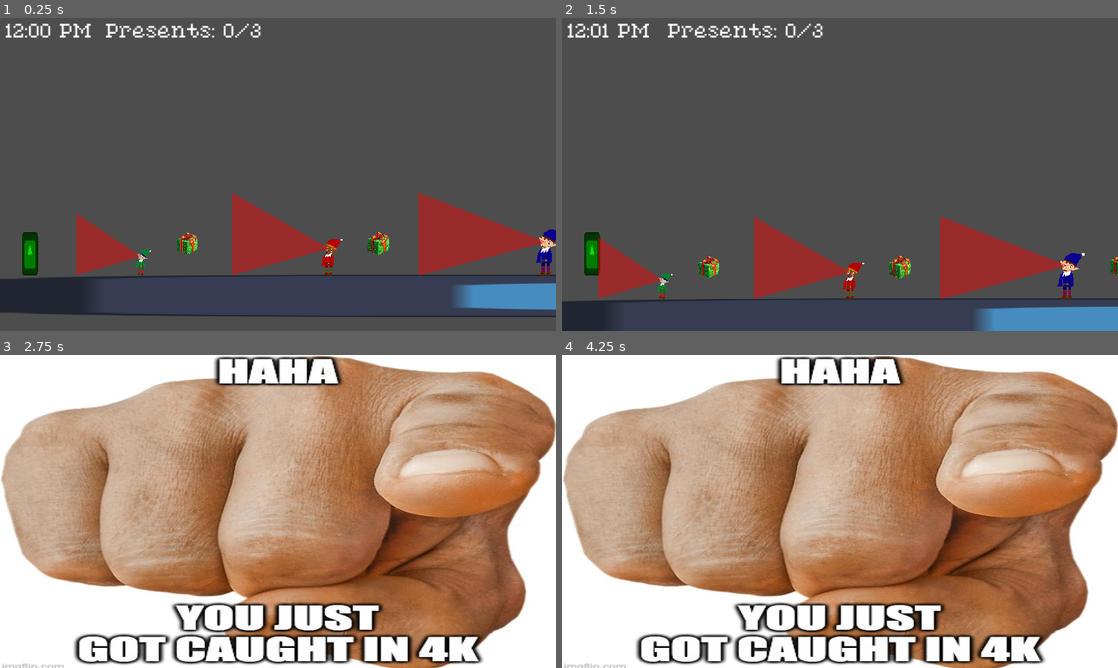
Above: before the commit, frames 1-4 (two rows, left to right).
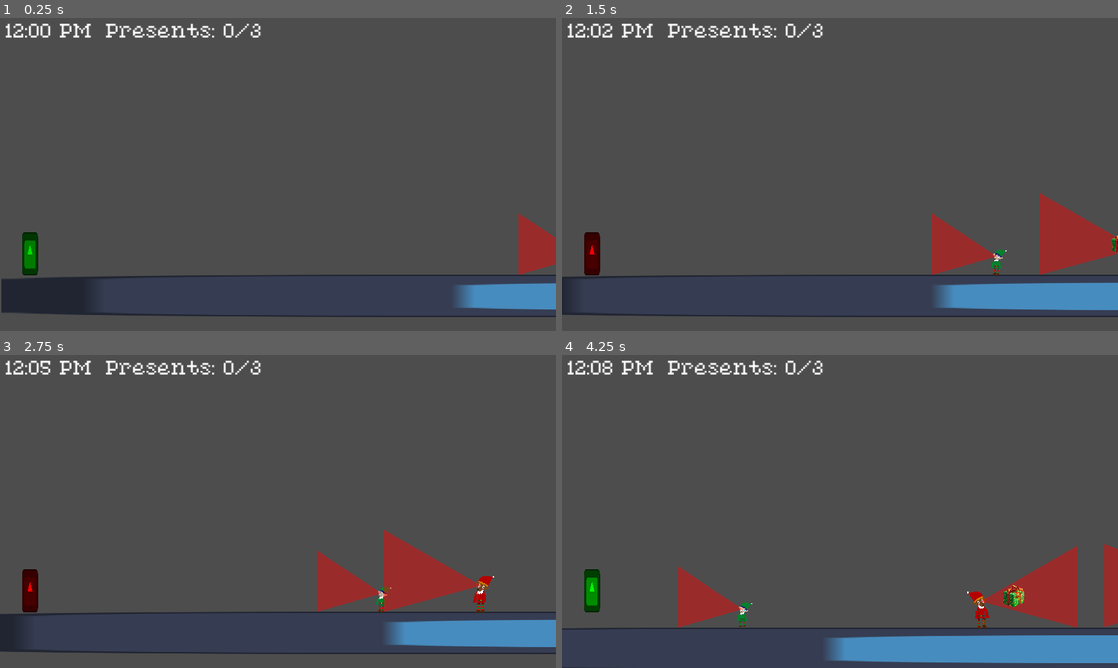
Above: after the commit, the same moments.

Repository: agreene5/GeorgiaDev-Winter-Jam-2024
Game: Godot game, scene res://Scenes/main.tscn
The game is run twice, just before and just after one commit, with the same random seed, the same clock (stepped at 60 frames per second) and the same inputs. The engine's default icon, where the game draws it, is replaced by a stand-in: a white triangle on a blue panel in a dark square.
Inputs (mouse positions are in pixels of both pictures, inside the frame that each line leads up to):
- Up to frame 1 (0.25 s): no input
- Up to frame 2 (1.5 s): tap Enter (ui_accept) at 0.5, 0.6, 0.77, 1.07 s; move the mouse to (962, 158) at 0.52 s; hold Right (ui_right) from 0.53 s (still down); move the mouse to (728, 190) at 1.27 s; right-click (728, 190) at 1.35 s
- Up to frame 3 (2.75 s): tap Enter (ui_accept) at 1.52, 1.55, 1.82, 2.1 s; move the mouse to (333, 442) at 2.02 s; release Right (ui_right) at 2.03 s; hold Left (ui_left) from 2.03 s (still down)
- Up to frame 4 (4.25 s): move the mouse to (812, 574) at 2.77 s; release Left (ui_left) at 2.78 s; hold Right (ui_right) from 2.78 s (still down); right-click (812, 574) at 2.85 s; tap Enter (ui_accept) at 3.02, 3.05, 3.32, 3.6, 3.77, 4.07 s; move the mouse to (1006, 558) at 3.52 s

The runs differ from the first frame. In frame 1, 8.0% of the frame differs, in the area x 0-100%, y 55-95%; in frame 2, 15%; in frame 3, 99%; in frame 4, 99%, in the area x 0-100%, y 0-100%.

Commit message:
Added elf movement

Diff:
--- a/Global_Variables.gd
+++ b/Global_Variables.gd
@@ -42,3 +42,9 @@
 var all_presents = 3 # Determines how many presents are needed to win
 func you_win():
 	get_tree().change_scene_to_file("res://Scenes/victory_screen.tscn")
+
+var grinch_position: Vector2 # Set equal to the Grinch's position in real time
+
+var grinch_visible = false # Dependent on if elf_2 can see the grinch
+
+var is_santa = false # Dependent on if you're in santa form or not
--- /dev/null
+++ b/Grinch/camera_2d.gd
@@ -0,0 +1,11 @@
+extends Camera2D
+
+
+# Called when the node enters the scene tree for the first time.
+func _ready() -> void:
+	pass # Replace with function body.
+
+
+# Called every frame. 'delta' is the elapsed time since the previous frame.
+func _process(delta: float) -> void:
+	pass
--- a/Grinch/character_body_2d.gd
+++ b/Grinch/character_body_2d.gd
@@ -6,20 +6,21 @@
 
 
 func _physics_process(delta: float) -> void:
-	# Add the gravity.
-	if not is_on_floor():
-		velocity += get_gravity() * delta
+	if Global_Variables.grinch_visible == false:
+		# Add the gravity.
+		if not is_on_floor():
+			velocity += get_gravity() * delta
 
-	# Handle jump.
-	if Input.is_action_just_pressed("ui_accept") and is_on_floor():
-		velocity.y = JUMP_VELOCITY
+		# Handle jump.
+		if Input.is_action_just_pressed("ui_accept") and is_on_floor():
+			velocity.y = JUMP_VELOCITY
 
-	# Get the input direction and handle the movement/deceleration.
-	# As good practice, you should replace UI actions with custom gameplay actions.
-	var direction := Input.get_axis("ui_left", "ui_right")
-	if direction:
-		velocity.x = direction * SPEED
-	else:
-		velocity.x = move_toward(velocity.x, 0, SPEED)
+		# Get the input direction and handle the movement/deceleration.
+		# As good practice, you should replace UI actions with custom gameplay actions.
+		var direction := Input.get_axis("ui_left", "ui_right")
+		if direction:
+			velocity.x = direction * SPEED
+		else:
+			velocity.x = move_toward(velocity.x, 0, SPEED)
 
-	move_and_slide()
+		move_and_slide()
--- /dev/null
+++ b/Grinch/grinch_position.gd
@@ -0,0 +1,5 @@
+extends Node2D
+
+# Called every frame. 'delta' is the elapsed time since the previous frame.
+func _process(delta: float) -> void:
+	Global_Variables.grinch_position = get_parent().position # Setting the grinch's position to the global variable every delta
--- a/Scenes/main.gd
+++ b/Scenes/main.gd
@@ -16,7 +16,6 @@
 # Called every frame. 'delta' is the elapsed time since the previous frame.
 func _process(delta: float) -> void:
 		time = timer.time_left
-		print(time)
 
 func _on_timer_timeout() -> void: # Called when timer hits 0
 		time = 0.0
--- a/Scenes/main.tscn
+++ b/Scenes/main.tscn
@@ -1,10 +1,12 @@
-[gd_scene load_steps=15 format=3 uid="uid://c755at0enx5qr"]
+[gd_scene load_steps=17 format=3 uid="uid://c755at0enx5qr"]
 
 [ext_resource type="Texture2D" uid="uid://4004y76my86" path="res://icon.svg" id="1_4oeq1"]
 [ext_resource type="Script" path="res://Scenes/main.gd" id="1_v7tp3"]
 [ext_resource type="Script" path="res://Grinch/character_body_2d.gd" id="2_oypc1"]
 [ext_resource type="Script" path="res://Grinch/shape_shifting.gd" id="3_v4yhg"]
+[ext_resource type="Script" path="res://Grinch/camera_2d.gd" id="4_fnpat"]
 [ext_resource type="PackedScene" uid="uid://djbi442whm3nh" path="res://elf_1/elf_1.tscn" id="4_x42fs"]
+[ext_resource type="Script" path="res://Grinch/grinch_position.gd" id="5_8bo0p"]
 [ext_resource type="PackedScene" uid="uid://c51w0b83assly" path="res://elf_2/elf_2.tscn" id="5_ep68p"]
 [ext_resource type="PackedScene" uid="uid://btpsawf4hwa8o" path="res://elf_3/elf_3.tscn" id="6_hsds3"]
 [ext_resource type="PackedScene" uid="uid://dah40pha23gbf" path="res://presents/present.tscn" id="8_h1cf3"]
@@ -27,6 +29,7 @@
 
 [node name="StaticBody2D" type="StaticBody2D" parent="."]
 position = Vector2(104, 560)
+collision_mask = 3
 
 [node name="Sprite2D" type="Sprite2D" parent="StaticBody2D"]
 position = Vector2(5001.5, 15.5)
@@ -38,11 +41,12 @@
 shape = SubResource("RectangleShape2D_k2t3w")
 
 [node name="TEMP_DELETE" type="CharacterBody2D" parent="."]
-position = Vector2(22, 9)
+position = Vector2(18, -7)
 script = ExtResource("2_oypc1")
 
 [node name="Camera2D" type="Camera2D" parent="TEMP_DELETE"]
 position = Vector2(941.305, 144)
+script = ExtResource("4_fnpat")
 
 [node name="Shape_Shifting" type="Node2D" parent="TEMP_DELETE"]
 script = ExtResource("3_v4yhg")
@@ -64,23 +68,27 @@
 position = Vector2(84.5, 418)
 shape = SubResource("RectangleShape2D_dnjla")
 
+[node name="Grinch_Position" type="Node2D" parent="TEMP_DELETE"]
+script = ExtResource("5_8bo0p")
+
 [node name="Elf1" parent="." instance=ExtResource("4_x42fs")]
-position = Vector2(497, 460)
+position = Vector2(2066, 459.6)
 
 [node name="Elf2" parent="." instance=ExtResource("5_ep68p")]
-position = Vector2(1150, 441)
+position = Vector2(2719, 440.6)
 
 [node name="Elf3" parent="." instance=ExtResource("6_hsds3")]
-position = Vector2(1887, 440)
+position = Vector2(3802, 435)
 
 [node name="Present" parent="." instance=ExtResource("8_h1cf3")]
+position = Vector2(2219, 394.6)
 
 [node name="Present2" parent="." instance=ExtResource("8_h1cf3")]
-position = Vector2(1310, 395)
+position = Vector2(2879, 394.6)
 scale = Vector2(0.11, 0.11)
 
 [node name="Present3" parent="." instance=ExtResource("8_h1cf3")]
-position = Vector2(2074, 387)
+position = Vector2(3953, 375)
 scale = Vector2(0.11, 0.11)
 
 [node name="UI_Elements" type="CanvasLayer" parent="."]
--- /dev/null
+++ b/elf_1/elf_1+3.gd
@@ -0,0 +1,53 @@
+extends CharacterBody2D
+
+@export var min_speed = 150
+@export var max_speed = 300
+var speed : float
+var move_direction = Vector2.LEFT # Moving to the left
+var flip_timer = 0
+var is_flipped = false
+var cooldown_timer = 0
+
+func _ready():
+	speed = randf_range(min_speed, max_speed) # Gives the elf a random speed between the set r
+
+func _physics_process(delta):
+	if flip_timer > 0:
+		flip_timer -= delta
+		if flip_timer <= 0:
+			reset_movement()
+
+	if cooldown_timer > 0:
+		cooldown_timer -= delta
+
+	velocity = move_direction * speed
+
+	move_and_slide() # Moves grinch and handles collisions
+
+	for elf in get_tree().get_nodes_in_group("Elves"): # Checks for nearby elves and if its too close it moves backwards for 5 seconds
+		if elf != self:  # Making sure the elf isn't detecting itself
+			var distance = global_position.distance_to(elf.global_position)
+			if distance < 300 and not is_flipped and cooldown_timer <= 0:
+				flip_and_reverse()
+				break  # Exit the loop after flipping once
+
+	# Check if object is 1000 units to the left of the grinch
+	var distance_x = global_position.x - Global_Variables.grinch_position.x
+
+	# If further than 1000 units to the left (negative distance), it'll despawn
+	if distance_x < -1000:
+		print("Despawning")
+		queue_free()
+
+func flip_and_reverse():
+	scale.x = -scale.x  # Flip horizontally
+	move_direction = -move_direction  # Reverse direction
+	is_flipped = true
+	flip_timer = 5.0  # Stay flipped and move in opposite direction for 5 seconds
+
+func reset_movement():
+	if is_flipped:
+		scale.x = -scale.x  # Flip back
+		move_direction = -move_direction  # Reverse direction back to original
+		is_flipped = false
+		cooldown_timer = 2.0  # Have a 2 second cooldown before detecting another elf
--- a/elf_1/elf_1.tscn
+++ b/elf_1/elf_1.tscn
@@ -1,6 +1,7 @@
-[gd_scene load_steps=8 format=3 uid="uid://djbi442whm3nh"]
+[gd_scene load_steps=9 format=3 uid="uid://djbi442whm3nh"]
 
 [ext_resource type="Texture2D" uid="uid://ddiuni3yeic1l" path="res://Finished_Assets/Elf_1/Elf_1.png" id="1_abray"]
+[ext_resource type="Script" path="res://elf_1/elf_1+3.gd" id="1_ekfmn"]
 [ext_resource type="Script" path="res://elf_1/elf_1_detection.gd" id="2_0b0g6"]
 [ext_resource type="Texture2D" uid="uid://ck5nmy1s6y52h" path="res://Finished_Assets/Elf_1/Elf_2.png" id="2_pugg6"]
 [ext_resource type="Texture2D" uid="uid://dk3gc5402epye" path="res://Finished_Assets/Elf_1/Elf_3.png" id="3_ifmth"]
@@ -28,9 +29,10 @@
 [sub_resource type="RectangleShape2D" id="RectangleShape2D_eonky"]
 size = Vector2(231, 213)
 
-[node name="Elf1" type="CharacterBody2D"]
+[node name="Elf1" type="CharacterBody2D" groups=["Elves"]]
 collision_layer = 2
 collision_mask = 2
+script = ExtResource("1_ekfmn")
 
 [node name="AnimatedSprite2D" type="AnimatedSprite2D" parent="."]
 scale = Vector2(-0.11, 0.11)
--- /dev/null
+++ b/elf_2/elf_2.gd
@@ -0,0 +1,55 @@
+extends CharacterBody2D
+
+@export var min_speed = 150
+@export var max_speed = 300
+var speed : float
+var move_direction = Vector2.LEFT # Moving to the left
+var flip_timer = 0
+var is_flipped = false
+var cooldown_timer = 0
+
+func _ready():
+	speed = randf_range(min_speed, max_speed) # Gives the elf a random speed between the set range
+
+func _physics_process(delta):
+	if Global_Variables.grinch_visible == false:
+		if flip_timer > 0:
+			flip_timer -= delta
+			if flip_timer <= 0:
+				reset_movement()
+
+		if cooldown_timer > 0:
+			cooldown_timer -= delta
+
+		velocity = move_direction * speed
+
+		move_and_slide() # Moves grinch and handles collisions
+
+		# Check for nearby elves
+		for elf in get_tree().get_nodes_in_group("Elves"):
+			if elf != self:  # Don't let elf detect itself
+				var distance = global_position.distance_to(elf.global_position)
+				if distance < 300 and not is_flipped and cooldown_timer <= 0:
+					flip_and_reverse()
+					break  # Exit the loop after flipping once
+
+		# Check if object is 1000 units to the left of the grinch
+		var distance_x = global_position.x - Global_Variables.grinch_position.x
+
+		# If further than 1000 units to the left (negative distance), it'll despawn
+		if distance_x < -1000:
+			print("Despawning")
+			queue_free()
+
+func flip_and_reverse():
+	scale.x = -scale.x  # Flip horizontally
+	move_direction = -move_direction  # Reverse direction
+	is_flipped = true
+	flip_timer = 5.0  # Move in opposite direction for 5 seconds
+
+func reset_movement():
+	if is_flipped:
+		scale.x = -scale.x  # Flip back
+		move_direction = -move_direction  # Reverse direction back to original
+		is_flipped = false
+		cooldown_timer = 2.0  # Have a 2 second cooldown
--- a/elf_2/elf_2.tscn
+++ b/elf_2/elf_2.tscn
@@ -1,5 +1,6 @@
-[gd_scene load_steps=8 format=3 uid="uid://c51w0b83assly"]
+[gd_scene load_steps=9 format=3 uid="uid://c51w0b83assly"]
 
+[ext_resource type="Script" path="res://elf_2/elf_2.gd" id="1_c5nje"]
 [ext_resource type="Texture2D" uid="uid://c8rofm06s2rwn" path="res://Finished_Assets/Elf_2/Elf2_1.png" id="1_vbq6h"]
 [ext_resource type="Texture2D" uid="uid://dqqjy63nutrx1" path="res://Finished_Assets/Elf_2/Elf2_2.png" id="2_m55hl"]
 [ext_resource type="Script" path="res://elf_2/elf_2_detector.gd" id="2_ue40n"]
@@ -28,9 +29,10 @@
 [sub_resource type="RectangleShape2D" id="RectangleShape2D_lv3au"]
 size = Vector2(355, 286)
 
-[node name="Elf2" type="CharacterBody2D"]
+[node name="Elf2" type="CharacterBody2D" groups=["Elves"]]
 collision_layer = 2
 collision_mask = 2
+script = ExtResource("1_c5nje")
 
 [node name="AnimatedSprite2D" type="AnimatedSprite2D" parent="."]
 scale = Vector2(-0.16, 0.16)
--- a/elf_2/elf_2_detector.gd
+++ b/elf_2/elf_2_detector.gd
@@ -2,36 +2,35 @@
 
 var grinch_visible = false
 var santa_timer = 5.0
-var is_santa = false
 
 func _ready() -> void:
 	# Connect to the current_form_changed signal
 	Global_Variables.current_form_changed.connect(_on_current_form_changed)
 
 func _process(delta: float) -> void:
-	if grinch_visible:
+	if Global_Variables.grinch_visible:
 		if Global_Variables.current_form == 0:
 				Global_Variables.got_caught()
 		else:
-			if is_santa:
+			if Global_Variables.is_santa:
 				print("It's Santa!")
-				is_santa = true
+				Global_Variables.is_santa = true
 
 			santa_timer -= delta
 			if santa_timer <= 0:
 				Global_Variables.got_caught()
-				is_santa = false
+				Global_Variables.is_santa = false
 
 func _on_area_entered(area: Area2D) -> void:
 	if area.name == "Grinch_Area":
-		grinch_visible = true
+		Global_Variables.grinch_visible = true
 
 func _on_area_exited(area: Area2D) -> void:
 	if area.name == "Grinch_Area":
-		grinch_visible = false
-		is_santa = false
+		Global_Variables.grinch_visible = false
+		Global_Variables.is_santa = false
 		santa_timer = 5.0
 
 func _on_current_form_changed(new_form: int) -> void:
-	is_santa = false
+	Global_Variables.is_santa = false
 	santa_timer = 5.0
--- a/elf_3/elf_3.tscn
+++ b/elf_3/elf_3.tscn
@@ -1,6 +1,7 @@
-[gd_scene load_steps=8 format=3 uid="uid://btpsawf4hwa8o"]
+[gd_scene load_steps=9 format=3 uid="uid://btpsawf4hwa8o"]
 
 [ext_resource type="Texture2D" uid="uid://uey3fvn17060" path="res://Finished_Assets/Elf_3/Elf3_1.png" id="1_aieli"]
+[ext_resource type="Script" path="res://elf_1/elf_1+3.gd" id="1_ja5of"]
 [ext_resource type="Texture2D" uid="uid://bxglyvtqvhqqj" path="res://Finished_Assets/Elf_3/Elf3_2.png" id="2_57421"]
 [ext_resource type="Script" path="res://elf_3/elf_3_detector.gd" id="2_vvxsp"]
 [ext_resource type="Texture2D" uid="uid://bhnciixpdhos7" path="res://Finished_Assets/Elf_3/Elf3_3.png" id="3_ybr2l"]
@@ -28,9 +29,10 @@
 [sub_resource type="RectangleShape2D" id="RectangleShape2D_l4tm4"]
 size = Vector2(448, 287)
 
-[node name="Elf3" type="CharacterBody2D"]
+[node name="Elf3" type="CharacterBody2D" groups=["Elves"]]
 collision_layer = 2
 collision_mask = 2
+script = ExtResource("1_ja5of")
 
 [node name="AnimatedSprite2D" type="AnimatedSprite2D" parent="."]
 position = Vector2(12.1562, -15.625)
--- a/project.godot
+++ b/project.godot
@@ -25,6 +25,10 @@
 window/size/viewport_height=1080
 window/stretch/mode="canvas_items"
 
+[global_group]
+
+Elves="All Elves"
+
 [input]
 
 right_click={
